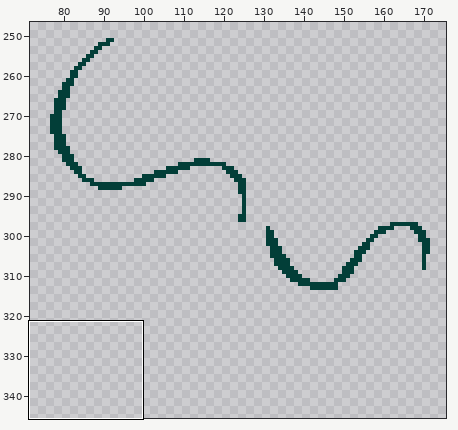
File history of a pixel-art file, art/karlpilkington/pilkington_scale.aseprite. Above, an overview of the earlier version with the close-up marked.
Close-up. The starting point:
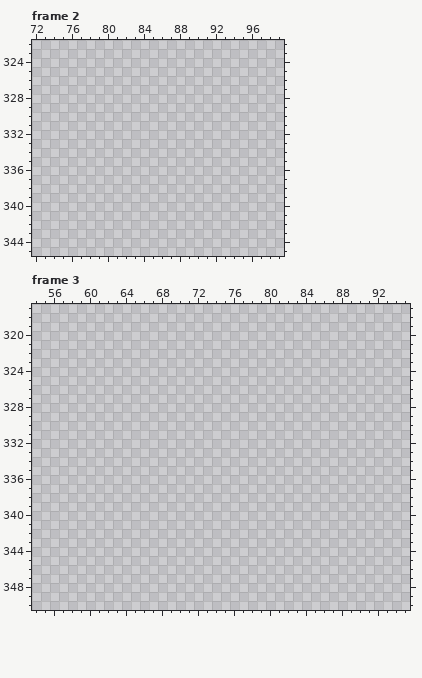
640x360 pixels, 25 frames. Colours within 5 levels of each other are drawn and written as one. Shown: frame 2: x 72..99, y 322..345; frame 3: x 54..95, y 317..350. The wide view leaves out empty margins. The commit also changed other frames or places, which this record leaves out.
Visible layers, top first: "Monika/Layer 12", "Layer 1".
Palette (. is transparent): 
After the commit:
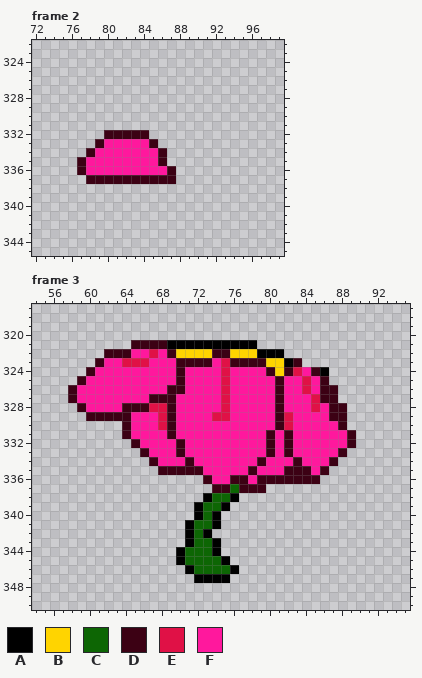
Colours new in this view: A #000000  B #ffd400  C #0d6604  D #3c0114  E #e01146  F #ff189d
Change:
layer "Monika/MonikaSprites" now shown
Changed rows in their new state; - is an unchanged pixel.
Frame 2, layer "Monika/MonikaSprites":
first column x 77:
332 ---DDDDD---
333 --DFFFFFD--
334 -DFFFFFFFD-
335 DFFFFFFFFD-
336 DFFFFFFFFFD
337 -DDDDDDDDDD
Frame 3, layer "Monika/MonikaSprites":
first column x 58:
321 -------DDDDAAAAAAAAAA-----------
322 ----DDDFFEFDBBBBDDBBBAAA--------
323 ---DFFEEEFFFDDDDFEDDDDBBAD------
324 --DFFFFFFFFFDFFFFEFFFFDBDEFDA---
325 -DFFFFFFFFFFDFFFFEFFFFFDFFEFD---
326 DFFFFFFFFFFDDFFFFEFFFFFDFFEFDD--
327 DFFFFFFFFDDDFFFFFEFFFFFDFFFEDD--
328 -DFFFFDDDEEDFFFFFEFFFFFDFFFEFDD-
329 --DDDDDFFFEDFFFFEEFFFFFDEFFFFDD-
330 ------DFFFEDFFFFFFFFFFFDEFFFFFD-
331 ------DFFFFDFFFFFFFFFFDFDFFFFFFD
332 -------DFFFFDFFFFFFFFFDFDFFFFFFD
333 --------DFFFDFFFFFFFFFDFDFFFFFD-
334 ---------DFFFDFFFFFFFDFFFDFFFD--
335 ----------DDDDDFFFFFDFFFDDDFD---
336 ---------------DFFDDFDDDDDDD----
337 ----------------DDCDDD----------
338 ---------------ACCA-------------
339 --------------ACCA--------------
340 --------------ACA---------------
341 -------------ACCA---------------
342 -------------ACA----------------
343 -------------ACCA---------------
344 ------------ACCCA---------------
345 ------------ACCCCA--------------
346 -------------ACCCCA-------------
347 --------------AAAA--------------
